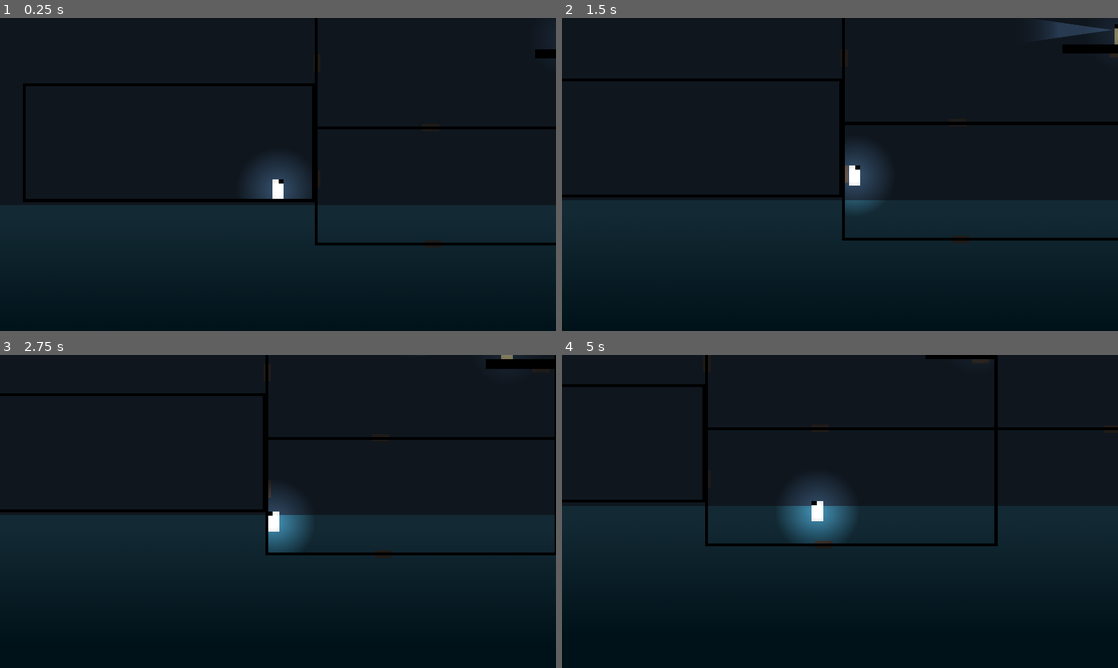
Above: before the commit, frames 1-4 (two rows, left to right).
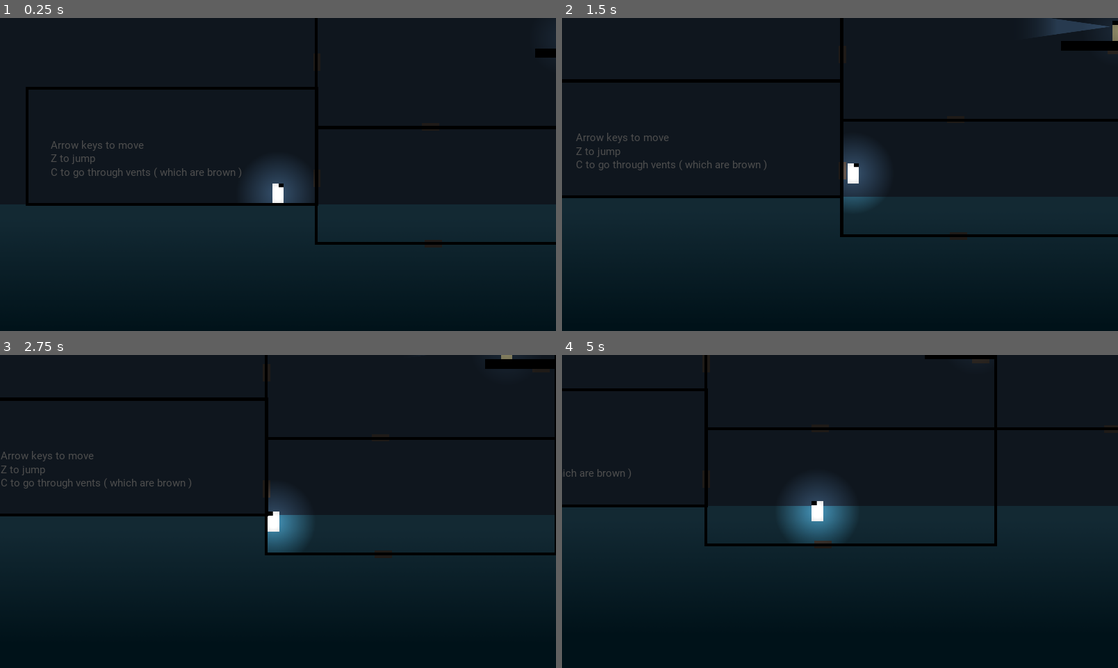
Above: after the commit, the same moments.

Repository: creikey/coldline-florida
Game: Godot game, scene res://Level/Main.tscn
Same seed, same stepped clock (60 frames per second), same inputs: the game is played once before the commit and once after it.
Inputs:
- Up to frame 1 (0.25 s): no input
- Up to frame 2 (1.5 s): hold C (g_enter_gateway) 0.53-1.28 s; hold Right (g_right) from 0.53 s (still down); tap Z (g_jump) at 0.77 s; tap C (g_enter_gateway) at 1.35 s
- Up to frame 3 (2.75 s): tap Z (g_jump) at 1.52 s; release Right (g_right) at 2.03 s; hold Left (g_left) from 2.03 s (still down); hold C (g_enter_gateway) from 2.03 s (still down)
- Up to frame 4 (5 s): release Left (g_left) at 2.78 s; release C (g_enter_gateway) at 2.78 s; hold Right (g_right) 2.78-4.28 s; tap C (g_enter_gateway) at 2.85, 4.35 s; tap Z (g_jump) at 3.02, 3.77, 4.52 s; hold C (g_enter_gateway) 3.53-4.28 s; hold Left (g_left) from 4.28 s (still down)

The runs differ from the first frame. In frame 1, 3.3% of the frame differs, in the area x 4-100%, y 9-73%; in frame 2, 3.8%, in the area x 0-100%, y 0-72%; in frame 3, 2.4%; in frame 4, 1.3%.

Commit message:
Add instructional text

Diff:
--- a/src/Level/Main.tscn
+++ b/src/Level/Main.tscn
@@ -20,6 +20,10 @@
 
 [sub_resource type="OccluderPolygon2D" id=3]
 polygon = PoolVector2Array( -500, -200, -500, 200, 500, 200, 500, -200, -500, -200 )
+
+[sub_resource type="DynamicFont" id=4]
+size = 36
+font_data = ExtResource( 2 )
 
 [node name="Main" type="Node2D"]
 __meta__ = {
@@ -82,7 +86,7 @@
 rotation = -1.57079
 
 [node name="Room4" parent="Level" instance=ExtResource( 3 )]
-position = Vector2( -490.872, 408.653 )
+position = Vector2( -480, 424 )
 
 [node name="LightOccluder2D" parent="Level/Room4" index="1"]
 occluder = SubResource( 3 )
@@ -139,6 +143,19 @@
 scale = Vector2( 0.159919, 0.159919 )
 texture = ExtResource( 7 )
 
+[node name="InstructionLabel" type="Label" parent="Level"]
+margin_left = -899.44
+margin_top = 398.808
+margin_right = -554.44
+margin_bottom = 533.808
+custom_fonts/font = SubResource( 4 )
+text = "Arrow keys to move
+Z to jump
+C to go through vents ( which are brown )"
+__meta__ = {
+"_edit_use_anchors_": false
+}
+
 [node name="Player" parent="." instance=ExtResource( 10 )]
 position = Vector2( -114.195, 481.11 )
 
Not shown: 1 places in src/Level/Main.tscn that only renumber resources
